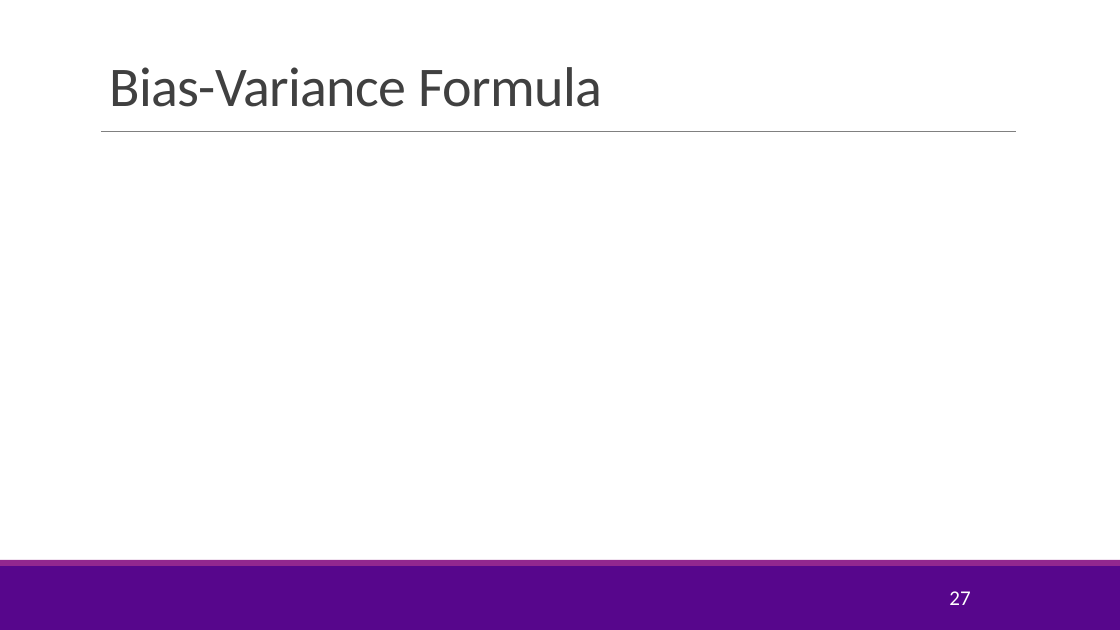
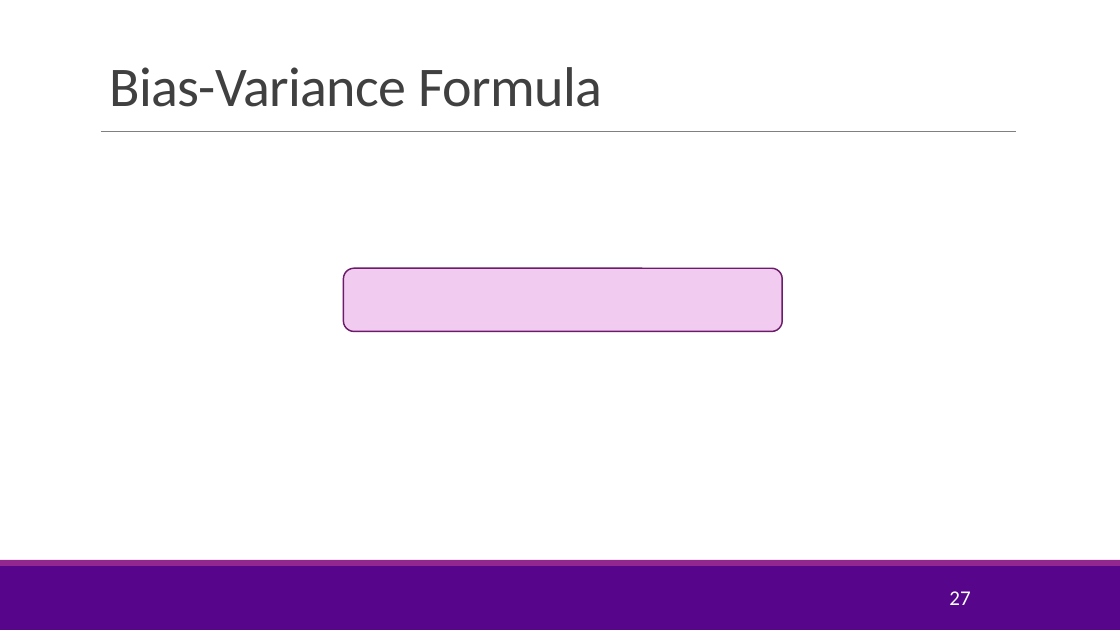
Before and after one commit to sdrangan/introml, a slide deck: slide 27 of lectures/Lect04_ModelSelection.pptx. Drawn at 1120x630 pixels with LibreOffice and Linux fonts; fonts in the diff are those of the drawing; grey boxes stand for pictures; background and template pictures are left out. Boxes give left, top, right and bottom in pixels: in the first picture for what was removed or moved away, otherwise in the second. Text is boxed around its words. In the diff, an @@ line names an element or a change of style, - is before the commit and + after.

```diff
--- a/lectures/Lect04_ModelSelection.pptx
+++ b/lectures/Lect04_ModelSelection.pptx
@@ rounded rectangle added at [344, 268, 782, 331], fill #F1CCF0, outline #6C1D6A 1.25 pt @@
```
Also in this commit, not shown: 9 other slides changed, 8 slides added, 7 slides removed, 12 other files.
